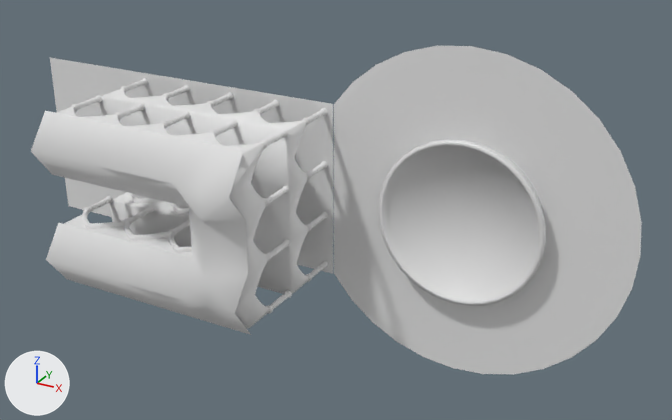
A saved change to the FBX model src/TechDemo/Content/Models/courtyard/td_courtyard.fbx.
One viewpoint serves both versions: a 50 mm camera at (0.586, -0.821, 0.39) aimed at (0.162, -0.052, 0.005). Arrows for +X, +Y and +Z are at lower left; the lights stay in place. Materials are left out; every surface is plain grey. Where no turn or scale is listed for an object, it has been applied to the vertices.
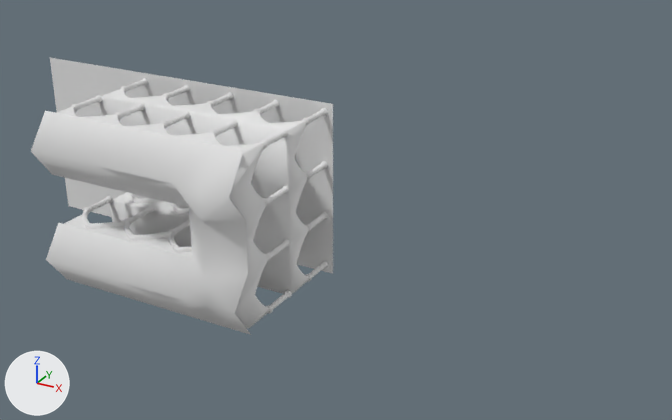
Pixel boxes (x1, y1, x2, y2) of what changed, in the pictures (672 x 420 px):
'Cylinder_014', deleted: before (334, 45, 642, 374)
'Cylinder_013', deleted: before (378, 139, 546, 306)

The change, as a diff of the scene's bpy script:
```diff
--- a/src/TechDemo/Content/Models/courtyard/td_courtyard.fbx.py
+++ b/src/TechDemo/Content/Models/courtyard/td_courtyard.fbx.py
@@ ob_cylinder_014 @@
-ob_cylinder_014 = bpy.data.objects.new('Cylinder_014', me_cylinder_014)
-ob_cylinder_014.location = (0.0, 0.0, 0.0)
@@ ob_cylinder_013 @@
-ob_cylinder_013 = bpy.data.objects.new('Cylinder_013', me_cylinder_013)
-ob_cylinder_013.location = (0.0, 0.0, 0.0)
```
